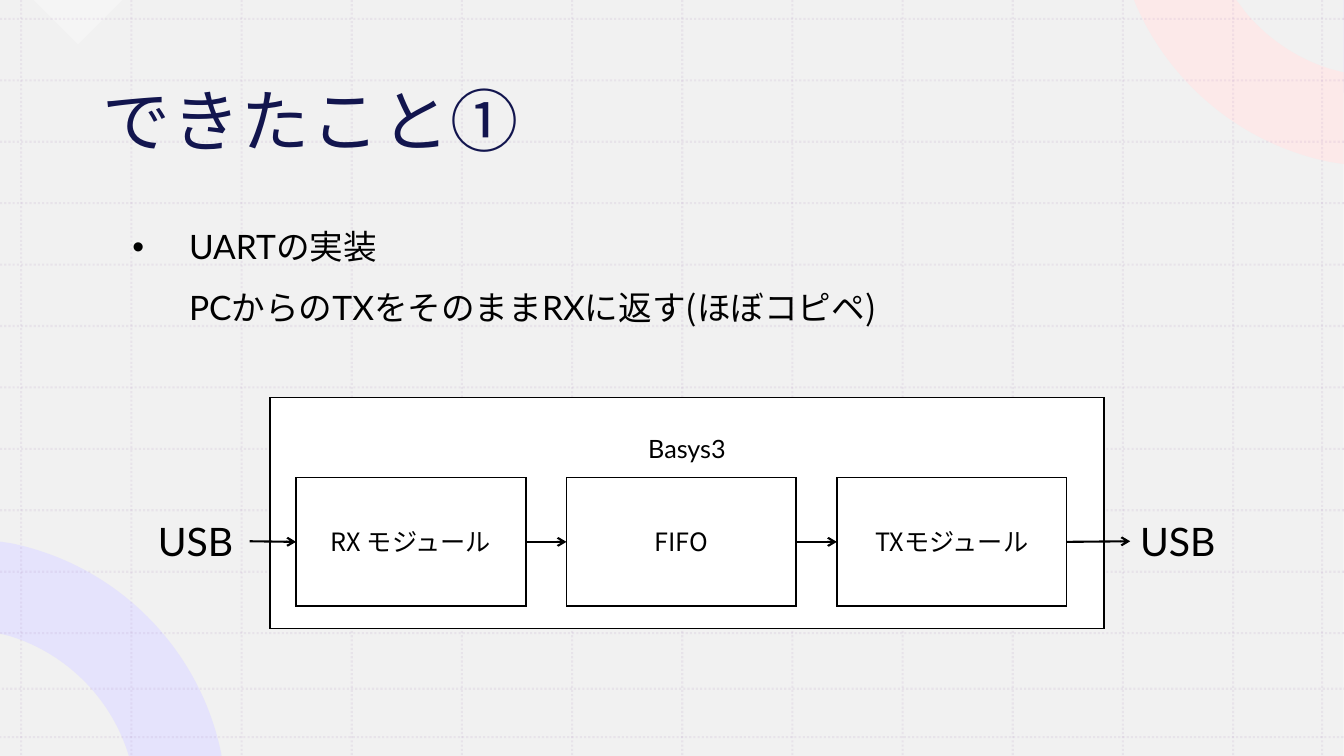
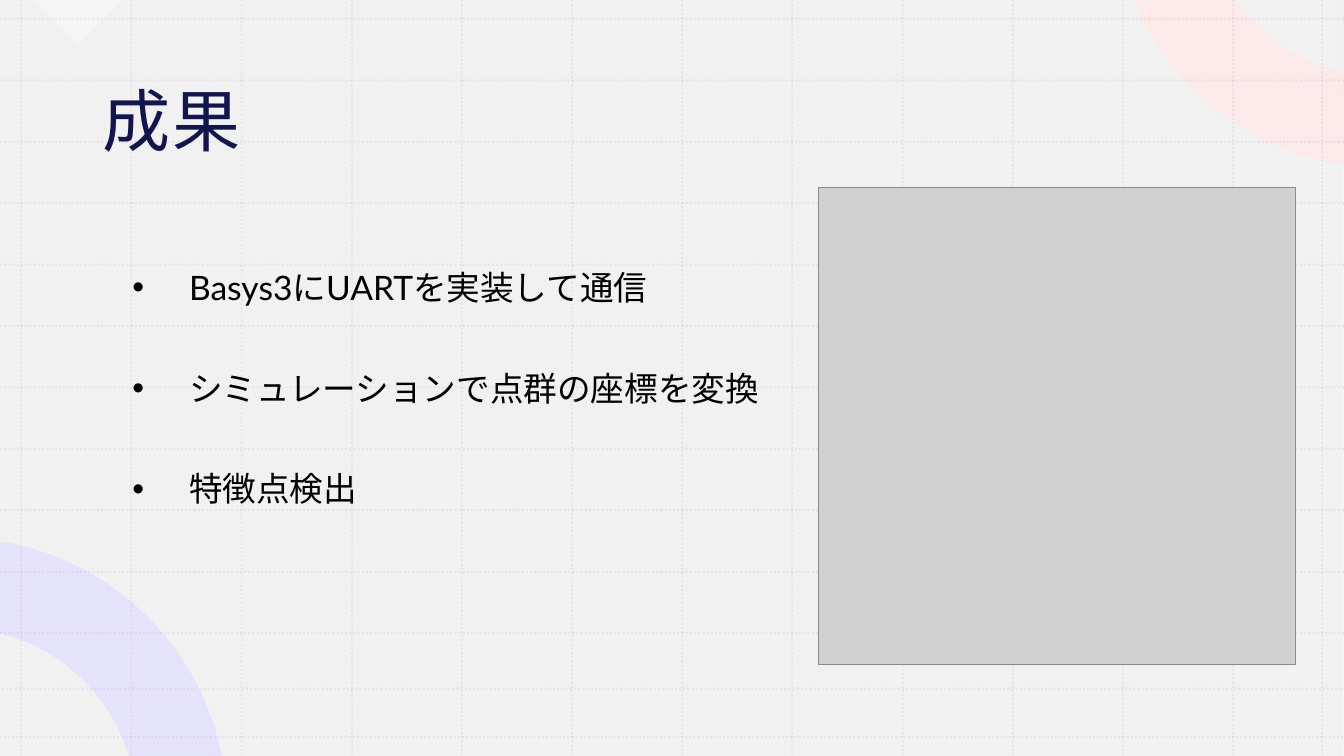
Before and after one commit to koki0517/KOBO_FPGA, a slide deck: slide 3 of 前期最終発表.pptx. Drawn at 1344x756 pixels with LibreOffice and Linux fonts; fonts in the diff are those of the drawing; grey boxes stand for pictures. Boxes give left, top, right and bottom in pixels: in the first picture for what was removed or moved away, otherwise in the second. Text is boxed around its words. In the diff, an @@ line names an element or a change of style, - is before the commit and + after.

```diff
--- a/前期最終発表.pptx
+++ b/前期最終発表.pptx
@@ title at box(102, 89, 240, 152): text changed @@
-できたこと①
+成果
@@ picture added at box(819, 188, 1296, 664) @@
@@ text at box(189, 271, 759, 504): text changed @@
-• UARTの実装
-  PCからのTXをそのままRXに返す(ほぼコピペ)
+• Basys3にUARTを実装して通信
+• シミュレーションで点群の座標を変換
+• 特徴点検出
@@ rectangle removed at box(270, 398, 1105, 629) @@
-Basys3
@@ rectangle removed at box(296, 478, 526, 607) @@
-RX モジュール
@@ rectangle removed at box(567, 478, 797, 607) @@
-FIFO
@@ rectangle removed at box(837, 478, 1067, 607) @@
-TXモジュール
@@ text removed at box(158, 527, 233, 557) @@
-USB
@@ text removed at box(1140, 527, 1215, 557) @@
-USB
@@ arrow removed from (250, 541) to (296, 542) @@
@@ arrow removed from (526, 542) to (567, 542) @@
@@ arrow removed from (797, 542) to (837, 542) @@
@@ arrow removed from (1067, 542) to (1130, 541) @@
```
Also in this commit, not shown: 6 other slides changed, 3 slides added, 2 slides removed, 11 other files.
